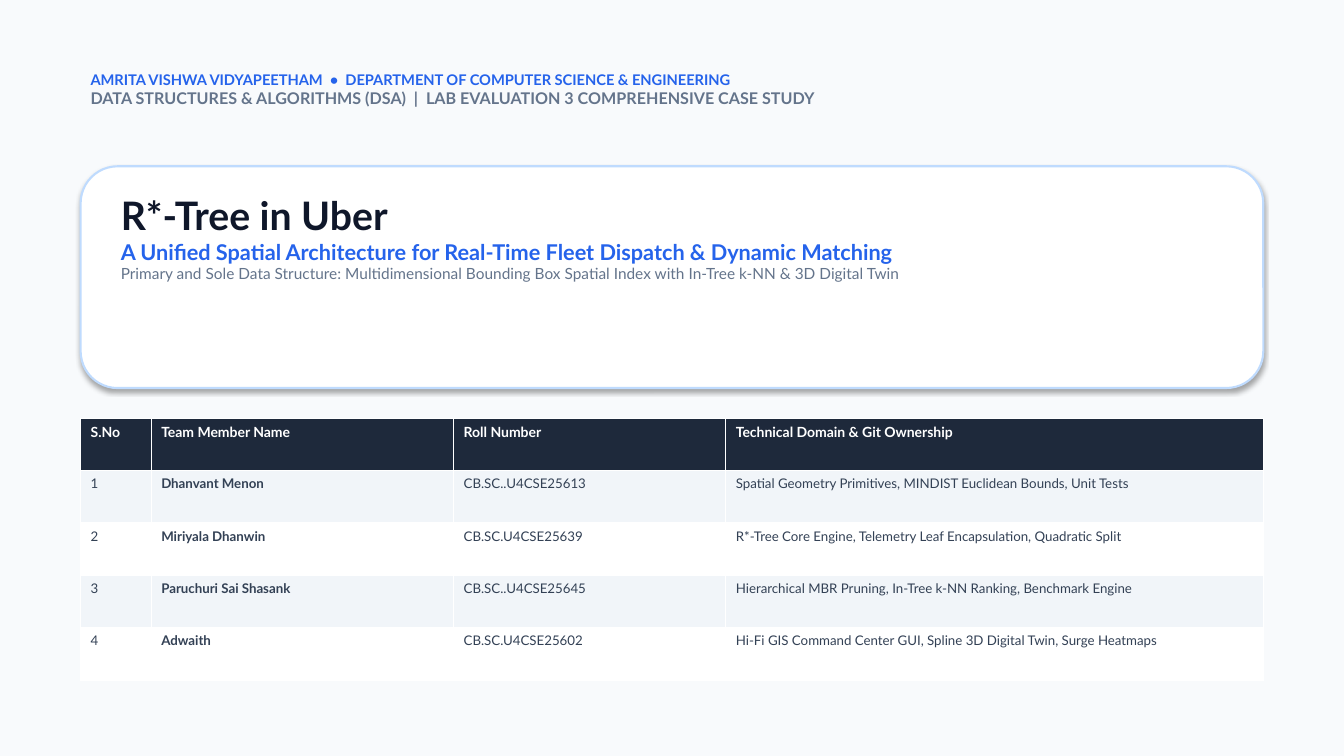
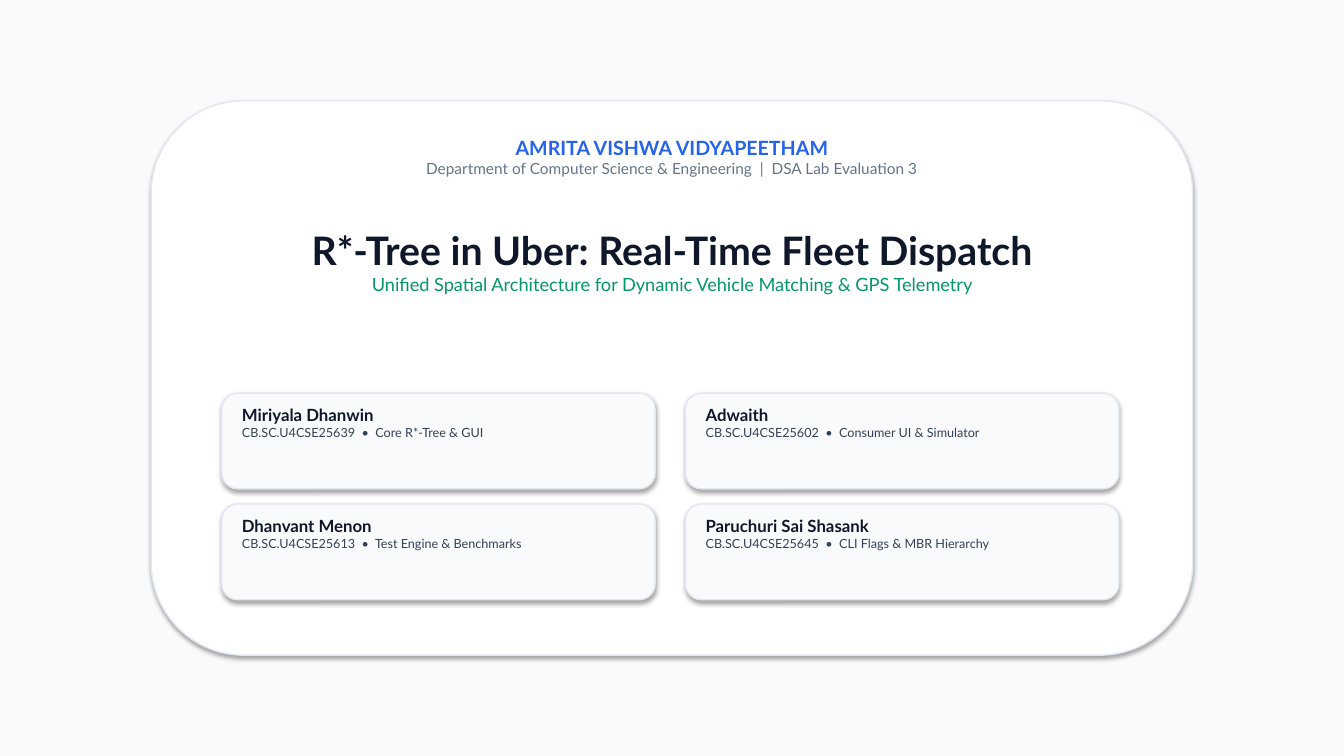
Before and after one commit to miriyaladhanwinn/uber-rstar-tree-dispatch, a slide deck: slide 1 of RStar_Tree_Uber_Fleet_Dispatch_Presentation.pptx. Drawn at 1344x756 pixels with LibreOffice and Linux fonts; fonts in the diff are those of the drawing. Boxes give left, top, right and bottom in pixels: in the first picture for what was removed or moved away, otherwise in the second. Text is boxed around its words. In the diff, an @@ line names an element or a change of style, - is before the commit and + after.

Commit message:
docs: finalize 16-slide light-theme presentation covering all 5 evaluation rubrics

```diff
--- a/RStar_Tree_Uber_Fleet_Dispatch_Presentation.pptx
+++ b/RStar_Tree_Uber_Fleet_Dispatch_Presentation.pptx
@@ rounded rectangle added at [151, 101, 1193, 655], fill #FFFFFF, outline #E2E8F0 1 pt @@
@@ text at [426, 140, 917, 177]: text changed; size 11.5 to 11 pt; bold off @@
-AMRITA VISHWA VIDYAPEETHAM • DEPARTMENT OF COMPUTER SCIENCE & ENGINEERING
-DATA STRUCTURES & ALGORITHMS (DSA) | LAB EVALUATION 3 COMPREHENSIVE CASE STUDY
+AMRITA VISHWA VIDYAPEETHAM
+Department of Computer Science & Engineering | DSA Lab Evaluation 3
@@ rounded rectangle removed at [81, 166, 1263, 388] @@
@@ text at [312, 235, 1033, 295]: text changed; size 11 to 13 pt; text colour #64748B to #059669 @@
-R*-Tree in Uber
-A Unified Spatial Architecture for Real-Time Fleet Dispatch & Dynamic Matching
-Primary and Sole Data Structure: Multidimensional Bounding Box Spatial Index with In-Tree k-NN & 3D Digital Twin
+R*-Tree in Uber: Real-Time Fleet Dispatch
+Unified Spatial Architecture for Dynamic Vehicle Matching & GPS Telemetry
@@ table removed at [81, 418, 1263, 681], 5 rows, 4 columns @@
-S.No | Team Member Name | Roll Number | Technical Domain & Git Ownership
-1 | Dhanvant Menon | CB.SC..U4CSE25613 | Spatial Geometry Primitives, MINDIST Euclidean Bounds, Unit Tests
-2 | Miriyala Dhanwin | CB.SC.U4CSE25639 | R*-Tree Core Engine, Telemetry Leaf Encapsulation, Quadratic Split
-3 | Paruchuri Sai Shasank | CB.SC..U4CSE25645 | Hierarchical MBR Pruning, In-Tree k-NN Ranking, Benchmark Engine
-4 | Adwaith | CB.SC.U4CSE25602 | Hi-Fi GIS Command Center GUI, Spline 3D Digital Twin, Surge Heatmaps
@@ rounded rectangle added at [222, 393, 655, 489], fill #F8FAFC, outline #E2E8F0 1 pt @@
@@ text added at [242, 408, 483, 437], 9 pt, text #334155 @@
+Miriyala Dhanwin
+CB.SC.U4CSE25639 • Core R*-Tree & GUI
@@ rounded rectangle added at [686, 393, 1119, 489], fill #F8FAFC, outline #E2E8F0 1 pt @@
@@ text added at [706, 408, 980, 437], 9 pt, text #334155 @@
+Adwaith
+CB.SC.U4CSE25602 • Consumer UI & Simulator
@@ rounded rectangle added at [222, 504, 655, 600], fill #F8FAFC, outline #E2E8F0 1 pt @@
@@ rounded rectangle added at [686, 504, 1119, 600], fill #F8FAFC, outline #E2E8F0 1 pt @@
@@ text added at [242, 519, 522, 551], 9 pt, text #334155 @@
+Dhanvant Menon
+CB.SC.U4CSE25613 • Test Engine & Benchmarks
@@ text added at [706, 519, 989, 551], 9 pt, text #334155 @@
+Paruchuri Sai Shasank
+CB.SC.U4CSE25645 • CLI Flags & MBR Hierarchy
```
Also in this commit, not shown: 1 other slide changed, 14 slides added, 14 slides removed.
